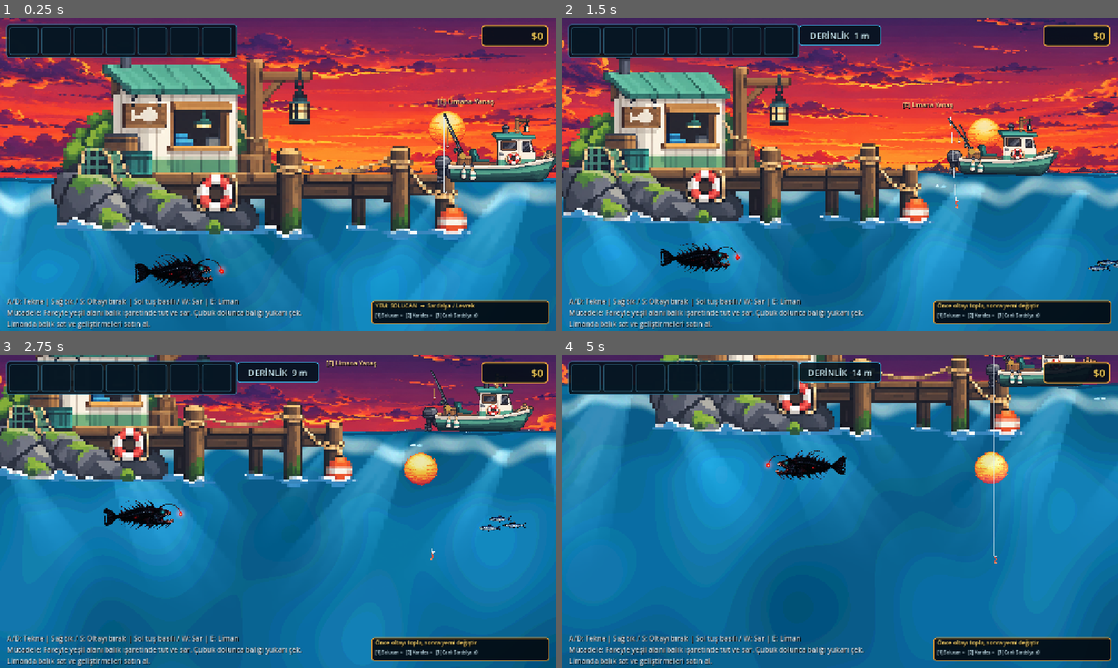
Above: before the commit, frames 1-4 (two rows, left to right).
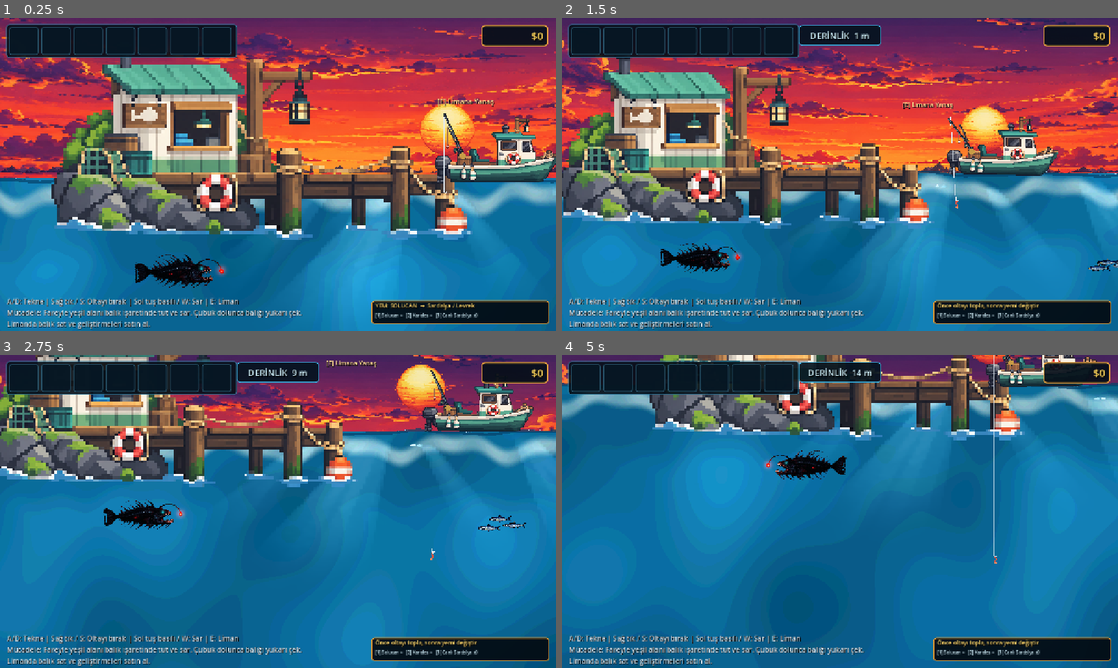
Above: after the commit, the same moments.

Repository: mirackayademir/TinyFisher
Game: Godot game, scene res://scenes/world.tscn
Same seed, same stepped clock (60 frames per second), same inputs: the game is played once before the commit and once after it.
Inputs (mouse positions are in pixels of both pictures, inside the frame that each line leads up to):
- Up to frame 1 (0.25 s): no input
- Up to frame 2 (1.5 s): tap Enter at 0.5 s; move the mouse to (962, 158) at 0.52 s; hold D (move_right) 0.53-1.28 s; tap E (dock) at 0.6 s; click (962, 158) at 0.67 s; move the mouse to (728, 190) at 1.27 s; hold S from 1.28 s (still down); tap 1 at 1.35 s
- Up to frame 3 (2.75 s): move the mouse to (333, 442) at 2.02 s; release S at 2.03 s; hold D (move_right) from 2.03 s (still down); tap 2 at 2.1 s
- Up to frame 4 (5 s): move the mouse to (812, 574) at 2.77 s; release D (move_right) at 2.78 s; hold W 2.78-3.53 s; tap 3 at 2.85 s; click (812, 574) at 2.92 s; move the mouse to (1006, 558) at 3.52 s; hold A (move_left) from 3.53 s (still down); tap E (dock) at 3.6 s; move the mouse to (673, 464) at 4.27 s; tap 1 at 4.35 s

The runs differ from the first frame. In frame 1, 8.1% of the frame differs, in the area x 0-96%, y 26-92%; in frame 2, 5.5%; in frame 3, 5.6%; in frame 4, 8.7%, in the area x 0-100%, y 0-57%.

Commit message:
Align sun rays and stop sun following underwater camera

Diff:
--- a/scenes/surface_foam_sync.gd
+++ b/scenes/surface_foam_sync.gd
@@ -2,33 +2,33 @@
 
 # Yuzey efektleri runtime destegi.
 # 7/36 surface_foam_01.png: hareketli ana dalgaya baglanir.
-# 8/36 sun_rays_01.png: su yuzeyinden 0-20 m sig su bolgesine iner.
+# 8/36 sun_rays_01.png: tek, duzenli bir gunes huzmesi kumesi olarak kullanilir.
+# Gunes + huzmeler yatayda ayni parallax'i kullanir; dikeyde normal dunya gibi hareket eder.
 
 const FOAM_TEXTURE: Texture2D = preload("res://assets/environment/surface/surface_foam_01.png")
 const SUN_RAYS_TEXTURE: Texture2D = preload("res://assets/environment/surface/sun_rays_01.png")
 
 const WATER_SURFACE_Y: float = 360.0
-const WORLD_LEFT_X: float = -1000.0
-const WORLD_RIGHT_X: float = 11000.0
-const SUN_RAYS_DEPTH_HEIGHT: float = 680.0 # Yaklasik 0-20 metre: 20m x ~34px
-const SUN_RAYS_TILE_WIDTH: float = 1600.0
+const SUN_X: float = 1060.0
+const SUN_TARGET_SIZE: float = 175.0
+const SUN_RAYS_WIDTH: float = 1450.0
+const SUN_RAYS_DEPTH_HEIGHT: float = 540.0
 
 var _bound_line: Line2D = null
 var _ray_root: Node2D = null
+var _sun_light_parallax: Parallax2D = null
 var _scene_id: int = 0
 
 
 func _ready() -> void:
 	process_mode = Node.PROCESS_MODE_ALWAYS
-	print("SURFACE EFFECTS: 7/36 kopuk + 8/36 gunes huzmeleri hazir")
+	print("SURFACE EFFECTS: 7/36 kopuk + 8/36 duzenli gunes huzmeleri hazir")
 
 
 func _process(_delta: float) -> void:
 	var current_scene: Node = get_tree().current_scene
 	if current_scene == null:
-		_bound_line = null
-		_ray_root = null
-		_scene_id = 0
+		_reset_scene_refs()
 		return
 
 	var current_id: int = current_scene.get_instance_id()
@@ -36,9 +36,18 @@
 		_scene_id = current_id
 		_bound_line = null
 		_ray_root = null
+		_sun_light_parallax = null
 
 	_sync_surface_foam(current_scene)
+	_ensure_sun_light_group(current_scene)
 	_ensure_sun_rays(current_scene)
+
+
+func _reset_scene_refs() -> void:
+	_bound_line = null
+	_ray_root = null
+	_sun_light_parallax = null
+	_scene_id = 0
 
 
 # -----------------------------------------------------------------------------
@@ -80,18 +89,81 @@
 
 
 # -----------------------------------------------------------------------------
-# 8 / 36 - SUN RAYS
-# -----------------------------------------------------------------------------
-
-func _ensure_sun_rays(current_scene: Node) -> void:
-	if is_instance_valid(_ray_root):
-		return
-
-	# EnvironmentLayers kendi katman agacini kurana kadar bekle.
+# GUNES + 8 / 36 SUN RAYS ORTAK PARALLAX
+# -----------------------------------------------------------------------------
+
+func _ensure_sun_light_group(current_scene: Node) -> void:
+	var environment_root: Node2D = current_scene.get_node_or_null("EnvironmentLayers") as Node2D
+	if environment_root == null:
+		return
+
+	_sun_light_parallax = environment_root.get_node_or_null("SunLightParallax") as Parallax2D
+	if _sun_light_parallax == null:
+		_sun_light_parallax = Parallax2D.new()
+		_sun_light_parallax.name = "SunLightParallax"
+		# X ekseninde uzak ufuk hissi korunur.
+		# Y=1.0 oldugu icin kamera denize indikce gunes de normal dunya gibi yukarida kalir
+		# ve ekran disina cikar; artik kancayla birlikte su altina gelmez.
+		_sun_light_parallax.scroll_scale = Vector2(0.08, 1.0)
+		environment_root.add_child(_sun_light_parallax)
+	else:
+		_sun_light_parallax.scroll_scale = Vector2(0.08, 1.0)
+
+	# EnvironmentLayers tarafinda daha once SkyParallax altinda kurulan gunesi
+	# bu yeni ortak parallax grubuna tasiyoruz.
+	var sun_layer: Node2D = current_scene.get_node_or_null(
+		"EnvironmentLayers/SkyParallax/SunLayer"
+	) as Node2D
+	if sun_layer == null:
+		sun_layer = _sun_light_parallax.get_node_or_null("SunLayer") as Node2D
+	if sun_layer != null and sun_layer.get_parent() != _sun_light_parallax:
+		sun_layer.reparent(_sun_light_parallax, false)
+
+	# Huzmeler de gunesle ayni yatay parallax'i kullansin.
 	var rays_layer: Node2D = current_scene.get_node_or_null(
 		"EnvironmentLayers/UnderwaterLayers/SunRaysLayer"
 	) as Node2D
 	if rays_layer == null:
+		rays_layer = _sun_light_parallax.get_node_or_null("SunRaysLayer") as Node2D
+	if rays_layer != null and rays_layer.get_parent() != _sun_light_parallax:
+		rays_layer.reparent(_sun_light_parallax, false)
+
+	_resize_sun()
+
+
+func _resize_sun() -> void:
+	if not is_instance_valid(_sun_light_parallax):
+		return
+
+	var sun_sprite: Sprite2D = _sun_light_parallax.get_node_or_null("SunLayer/SunArt") as Sprite2D
+	if sun_sprite == null or sun_sprite.texture == null:
+		return
+
+	var texture_size: Vector2 = sun_sprite.texture.get_size()
+	if texture_size.x <= 0.0 or texture_size.y <= 0.0:
+		return
+
+	var fit_scale: float = minf(
+		SUN_TARGET_SIZE / texture_size.x,
+		SUN_TARGET_SIZE / texture_size.y
+	)
+	sun_sprite.position = Vector2(SUN_X, 225.0)
+	sun_sprite.scale = Vector2.ONE * fit_scale
+	sun_sprite.modulate = Color(1.0, 1.0, 1.0, 0.96)
+
+
+# -----------------------------------------------------------------------------
+# 8 / 36 - SUN RAYS
+# -----------------------------------------------------------------------------
+
+func _ensure_sun_rays(_current_scene: Node) -> void:
+	if is_instance_valid(_ray_root):
+		return
+	if not is_instance_valid(_sun_light_parallax):
+		return
+
+	var rays_layer: Node2D = _sun_light_parallax.get_node_or_null("SunRaysLayer") as Node2D
+	if rays_layer == null:
 		return
 
 	var existing: Node2D = rays_layer.get_node_or_null("SunRaysArt") as Node2D
@@ -107,18 +179,18 @@
 	_ray_root.name = "SunRaysArt"
 	rays_layer.add_child(_ray_root)
 
-	# Huzmeler sadece sig suda gorunur. Ustte su cizgisinden yumusak girer,
-	# 20 metreye yaklastikca sifira kaybolur; derin denize tasmaz.
+	# Onceki surumde ayni asset dunya boyunca tekrar ediyordu ve bagimsiz/random
+	# isik konileri gibi gorunuyordu. Artik SADECE TEK bir genis huzme kumesi var.
 	var ray_shader: Shader = Shader.new()
 	ray_shader.code = (
 		"shader_type canvas_item;\n"
 		+ "render_mode blend_add;\n"
-		+ "uniform float opacity = 0.20;\n"
+		+ "uniform float opacity = 0.15;\n"
 		+ "void fragment() {\n"
 		+ "    vec4 tex = texture(TEXTURE, UV);\n"
-		+ "    float top_fade = smoothstep(0.00, 0.08, UV.y);\n"
-		+ "    float depth_fade = 1.0 - smoothstep(0.58, 1.00, UV.y);\n"
-		+ "    float side_fade = smoothstep(0.00, 0.07, UV.x) * (1.0 - smoothstep(0.93, 1.00, UV.x));\n"
+		+ "    float top_fade = smoothstep(0.00, 0.10, UV.y);\n"
+		+ "    float depth_fade = 1.0 - smoothstep(0.52, 1.00, UV.y);\n"
+		+ "    float side_fade = smoothstep(0.00, 0.12, UV.x) * (1.0 - smoothstep(0.88, 1.00, UV.x));\n"
 		+ "    COLOR = vec4(tex.rgb, tex.a * top_fade * depth_fade * side_fade * opacity);\n"
 		+ "}\n"
 	)
@@ -126,24 +198,19 @@
 	var ray_material: ShaderMaterial = ShaderMaterial.new()
 	ray_material.shader = ray_shader
 
-	var x_scale: float = SUN_RAYS_TILE_WIDTH / texture_size.x
-	var y_scale: float = SUN_RAYS_DEPTH_HEIGHT / texture_size.y
-	var center_y: float = WATER_SURFACE_Y + 4.0 + SUN_RAYS_DEPTH_HEIGHT * 0.5
-	var x: float = WORLD_LEFT_X + SUN_RAYS_TILE_WIDTH * 0.5
-	var index: int = 0
-
-	while x < WORLD_RIGHT_X + SUN_RAYS_TILE_WIDTH * 0.5:
-		var sprite: Sprite2D = Sprite2D.new()
-		sprite.name = "SunRays_%02d" % index
-		sprite.texture = SUN_RAYS_TEXTURE
-		sprite.texture_filter = CanvasItem.TEXTURE_FILTER_NEAREST
-		sprite.material = ray_material
-		sprite.position = Vector2(x, center_y)
-		sprite.scale = Vector2((-x_scale) if index % 2 == 1 else x_scale, y_scale)
-		_ray_root.add_child(sprite)
-
-		# Parcalar birbirine az miktarda biner; dikey dikiş izi kalmaz.
-		x += SUN_RAYS_TILE_WIDTH - 80.0
-		index += 1
-
-	print("SUN RAYS: 8/36 sig su 0-20m katmanina eklendi")
+	var ray_sprite: Sprite2D = Sprite2D.new()
+	ray_sprite.name = "SunRaysMain"
+	ray_sprite.texture = SUN_RAYS_TEXTURE
+	ray_sprite.texture_filter = CanvasItem.TEXTURE_FILTER_NEAREST
+	ray_sprite.material = ray_material
+	ray_sprite.position = Vector2(
+		SUN_X,
+		WATER_SURFACE_Y + 4.0 + SUN_RAYS_DEPTH_HEIGHT * 0.5
+	)
+	ray_sprite.scale = Vector2(
+		SUN_RAYS_WIDTH / texture_size.x,
+		SUN_RAYS_DEPTH_HEIGHT / texture_size.y
+	)
+	_ray_root.add_child(ray_sprite)
+
+	print("SUN RAYS: tek huzme kumesi gunesle hizalandi; dikey kamera takibi kapatildi")
